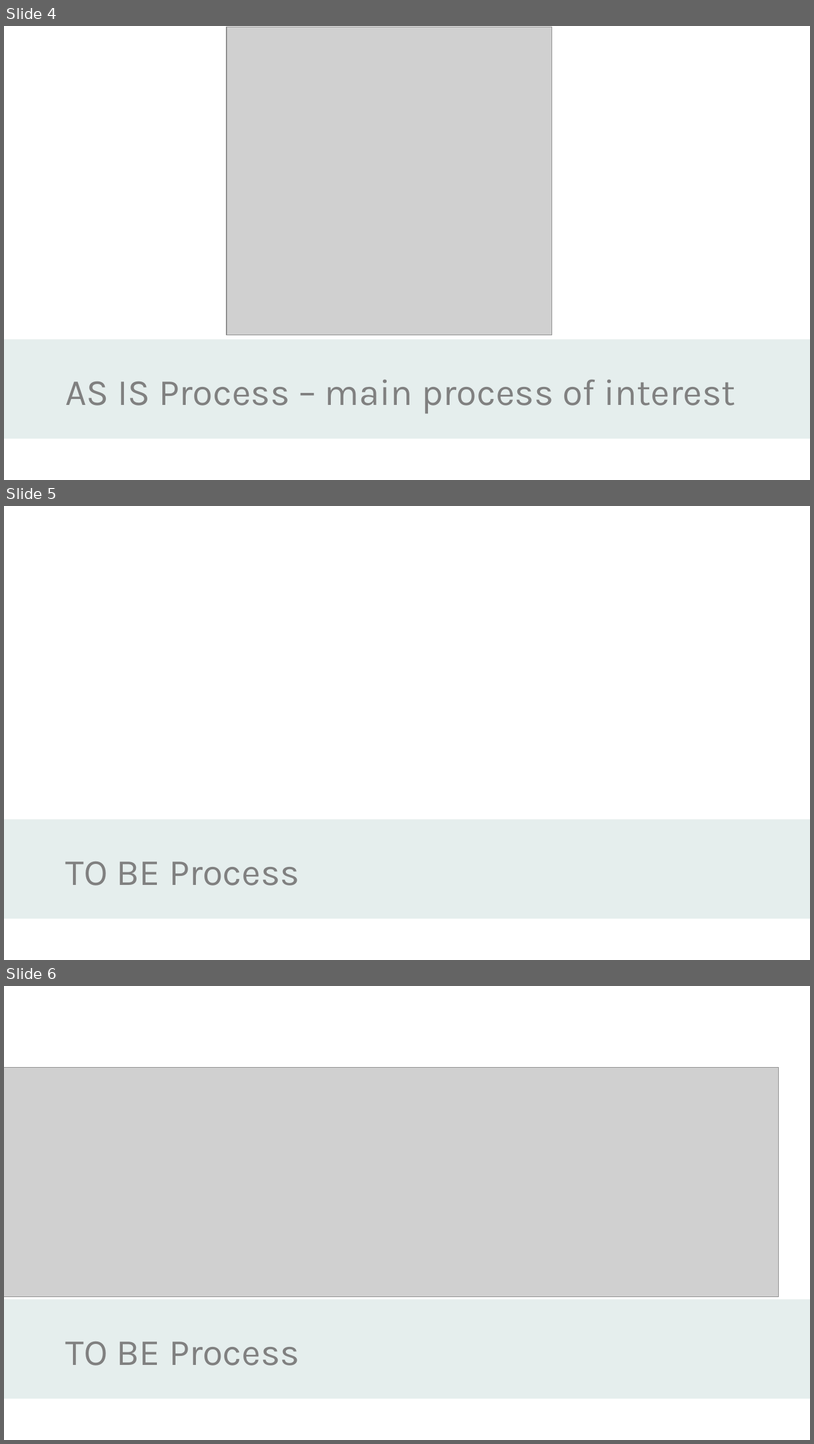
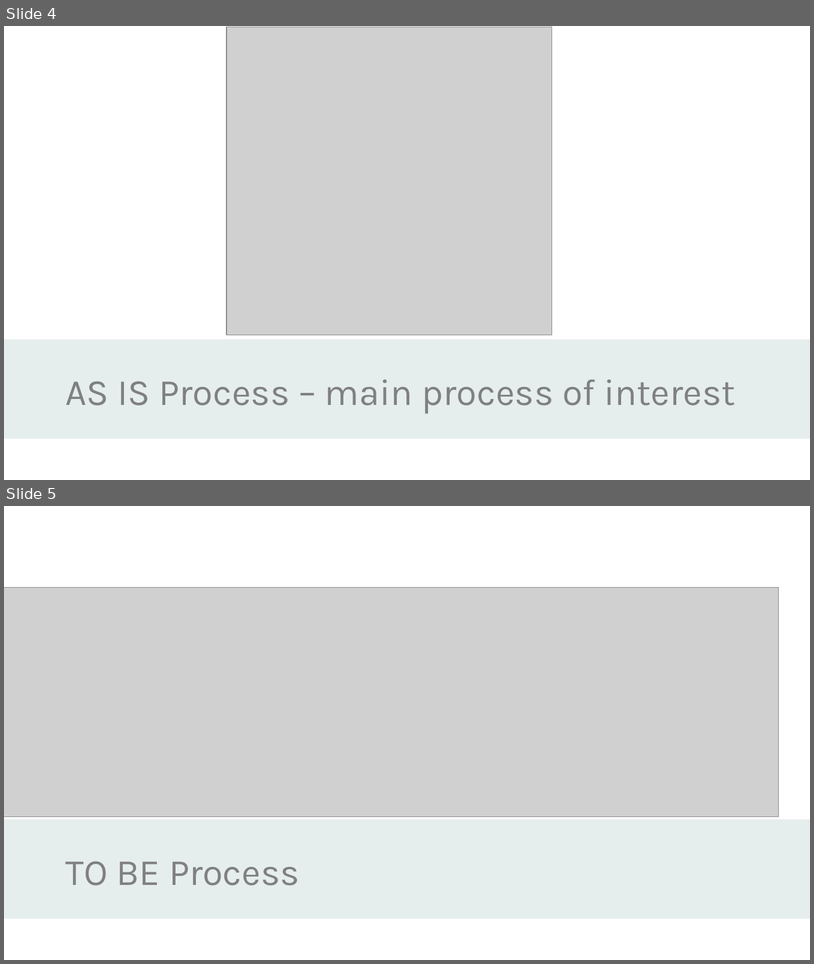
Before and after one commit to DigiBP/AS24TeamVector, a slide deck: presentation and documentation/Narcovet.pptx. Shown one above the other, each under a label of ours: slides 4, 5 and 6 before the commit, slides 4 and 5 after it. The pictures are 814x1444 and 814x964 pixels, drawn with LibreOffice and Linux fonts; fonts in the diff are those of the drawing; grey boxes stand for pictures; background and template pictures are left out. Boxes give left, top, right and bottom in pixels: in the first picture for what was removed or moved away, otherwise in the second. Text is boxed around its words. In the diff, an @@ line names an element or a change of style, - is before the commit and + after.

```diff
--- a/presentation and documentation/Narcovet.pptx
+++ b/presentation and documentation/Narcovet.pptx
@@ slide 5 removed at (x1=4, y1=506, x2=810, y2=960), background #FFFFFF; not listed: 1 template element that a slide beside it also shows @@
@@ title removed at (x1=65, y1=861, x2=300, y2=885) @@
-TO BE Process
@@ what was slide 6 is now slide 5 @@
```
Also in this commit, not shown: 4 slides changed, 1 other slide removed.
